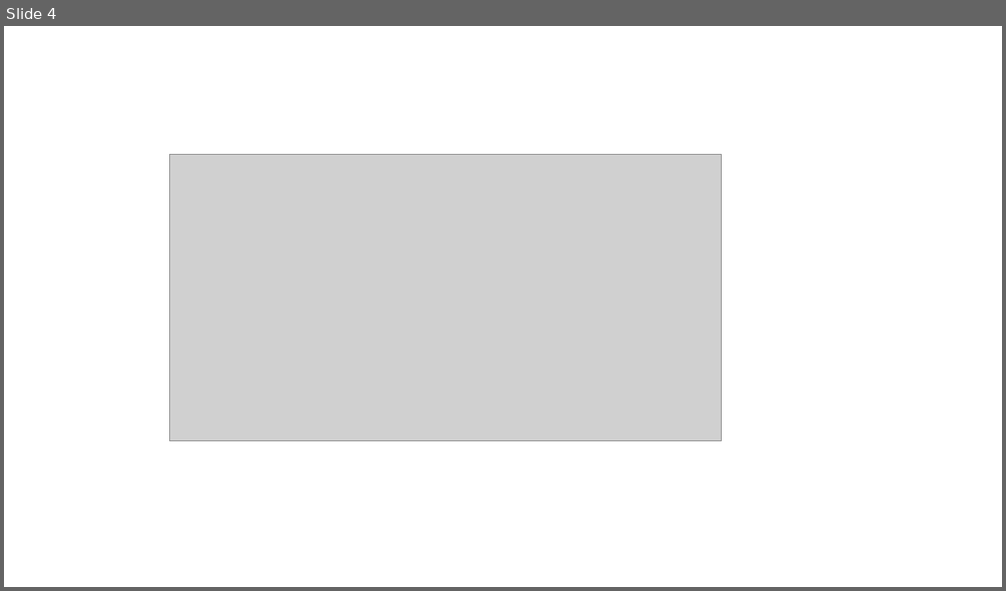
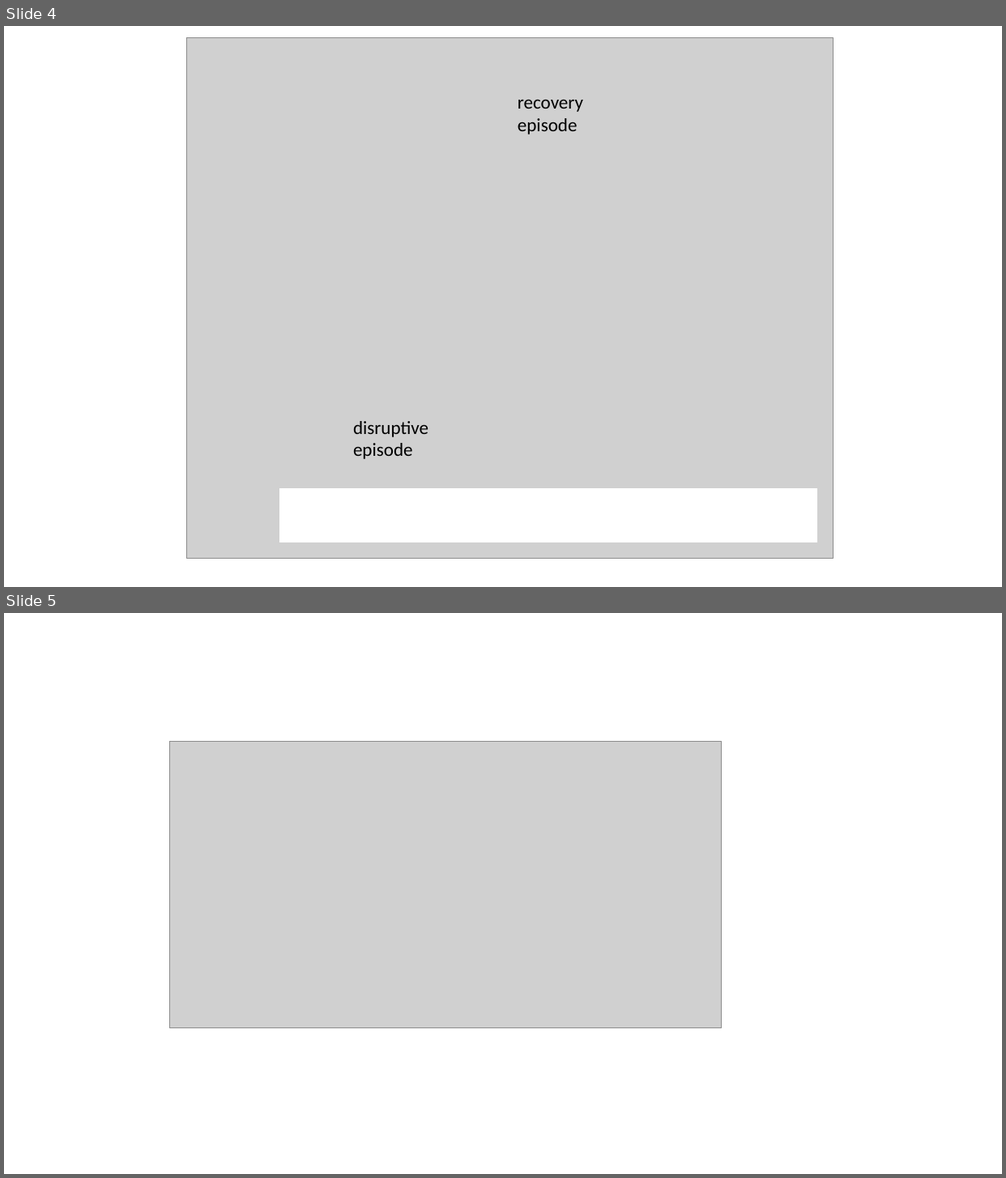
Before and after one commit to rainer-rq-koelle/paper-2021-DASC-COVID19, a slide deck: figures/figures-self-drawn.pptx. Shown one above the other, each under a label of ours: slide 4 before the commit, slides 4 and 5 after it. The pictures are 1006x591 and 1006x1178 pixels, drawn with LibreOffice and Linux fonts; fonts in the diff are those of the drawing; grey boxes stand for pictures. Boxes give left, top, right and bottom in pixels: in the first picture for what was removed or moved away, otherwise in the second. Text is boxed around its words. In the diff, an @@ line names an element or a change of style, - is before the commit and + after.

```diff
--- a/figures/figures-self-drawn.pptx
+++ b/figures/figures-self-drawn.pptx
@@ slide 4 added at [4,26,1002,587], background #FFFFFF @@
@@ picture added at [187,38,833,559] @@
@@ text added at [518,100,583,135], 18 pt, text #000000 @@
+recovery
+episode
@@ text added at [353,421,428,459], 18 pt, text #000000 @@
+disruptive
+episode
@@ rectangle added at [280,489,817,543], fill #FFFFFF, outline #FFFFFF 1 pt @@
@@ what was slide 4 is now slide 5 @@
```
Also in this commit, not shown: 11 other files.
